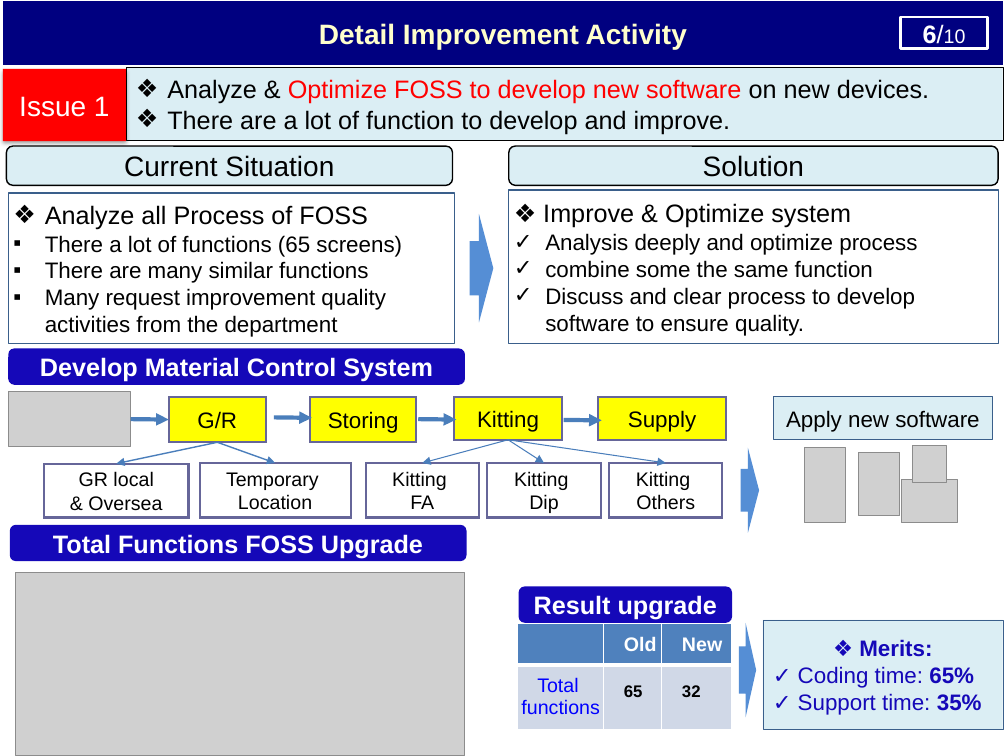
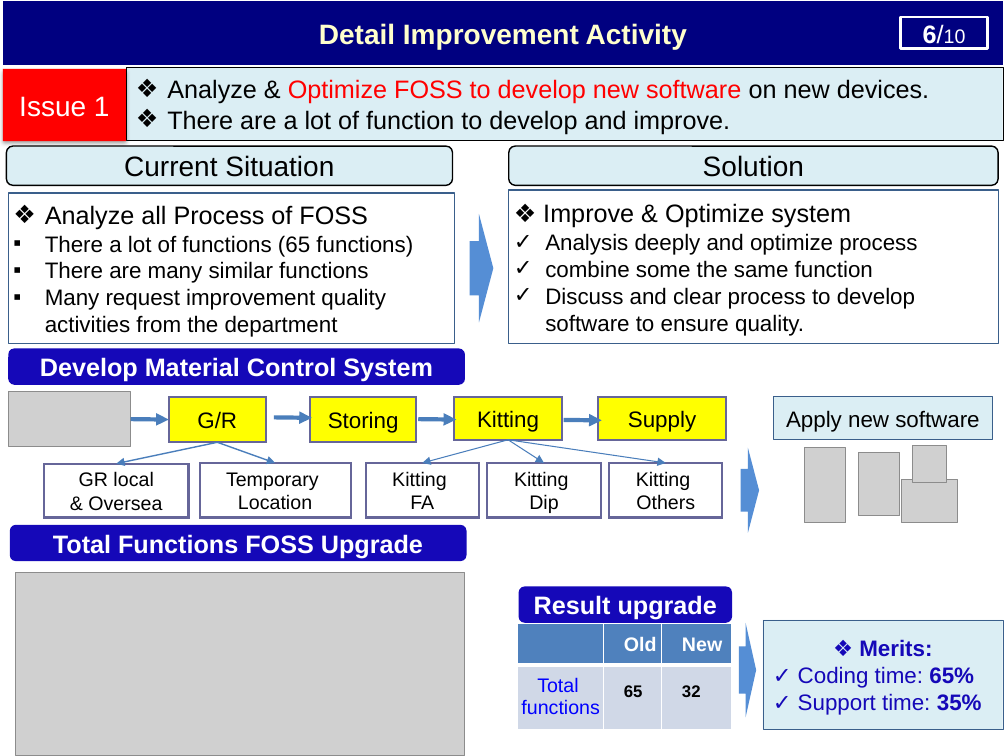
Before and after one commit to thietbicongnghevietnam/ReportPSNV, a slide deck: slide 7 of Report_test.pptx. Drawn at 1008x756 pixels with LibreOffice and Linux fonts; fonts in the diff are those of the drawing; grey boxes stand for pictures. Boxes give left, top, right and bottom in pixels: in the first picture for what was removed or moved away, otherwise in the second. Text is boxed around its words. In the diff, an @@ line names an element or a change of style, - is before the commit and + after.

Commit message:
14022024a

```diff
--- a/Report_test.pptx
+++ b/Report_test.pptx
@@ text in rectangle at bbox=[45, 235, 413, 257]: text changed @@
-▪ There a lot of functions (65 screens)
+▪ There a lot of functions (65 functions)
```
Also in this commit, not shown: 5 other slides changed.
